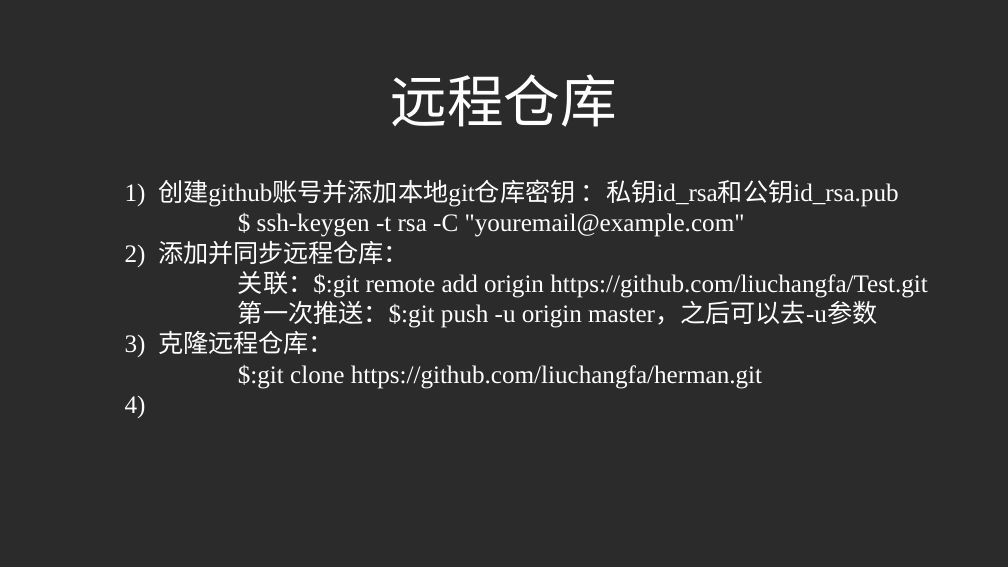
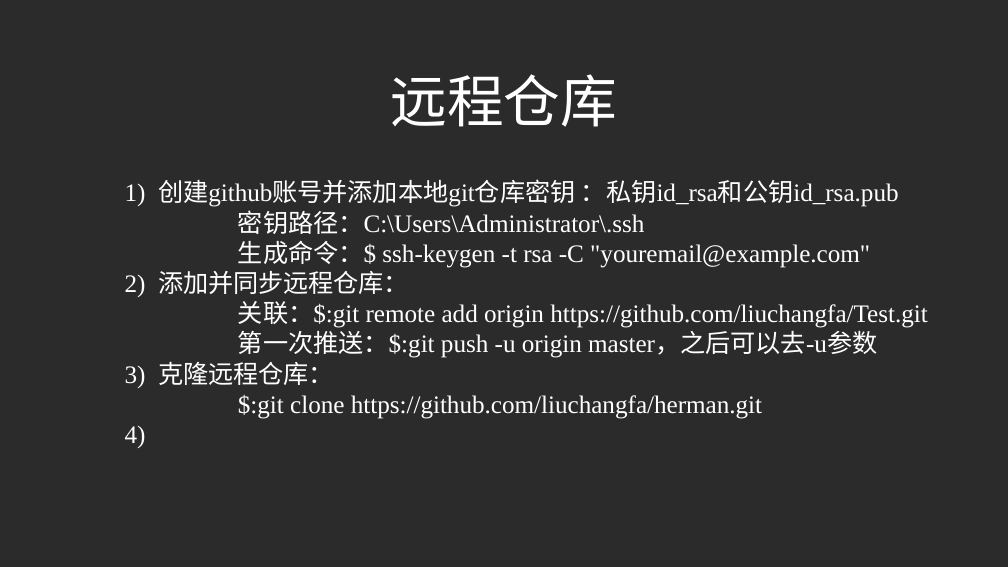
Before and after one commit to liuchangfa/workplace, a slide deck: slide 7 of training/Git/Git.ppt. Drawn at 1008x567 pixels with LibreOffice and Linux fonts; fonts in the diff are those of the drawing; background and template pictures are left out; a plain dark background stands for a picture behind light text. Boxes give left, top, right and bottom in pixels: in the first picture for what was removed or moved away, otherwise in the second. Text is boxed around its words. In the diff, an @@ line names an element or a change of style, - is before the commit and + after.

```diff
--- a/training/Git/Git.ppt
+++ b/training/Git/Git.ppt
@@ text at <box>238,206,870,268</box>: text changed @@
-$ ssh-keygen -t rsa -C "youremail@example.com"
+密钥路径：C:\Users\Administrator\.ssh
+生成命令：$ ssh-keygen -t rsa -C "youremail@example.com"
```
Also in this commit, not shown: 1 other slide changed, 1 other file.
